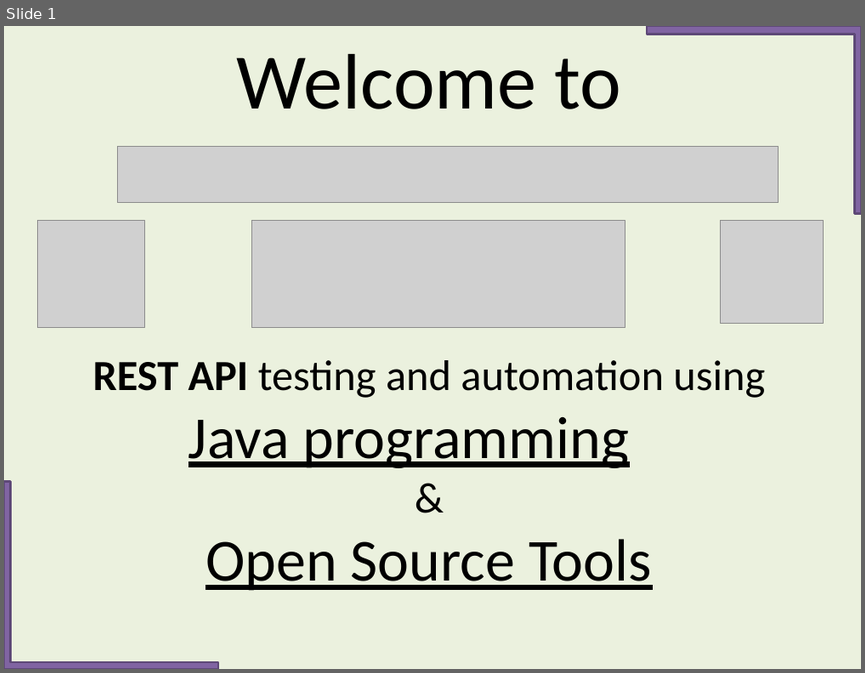
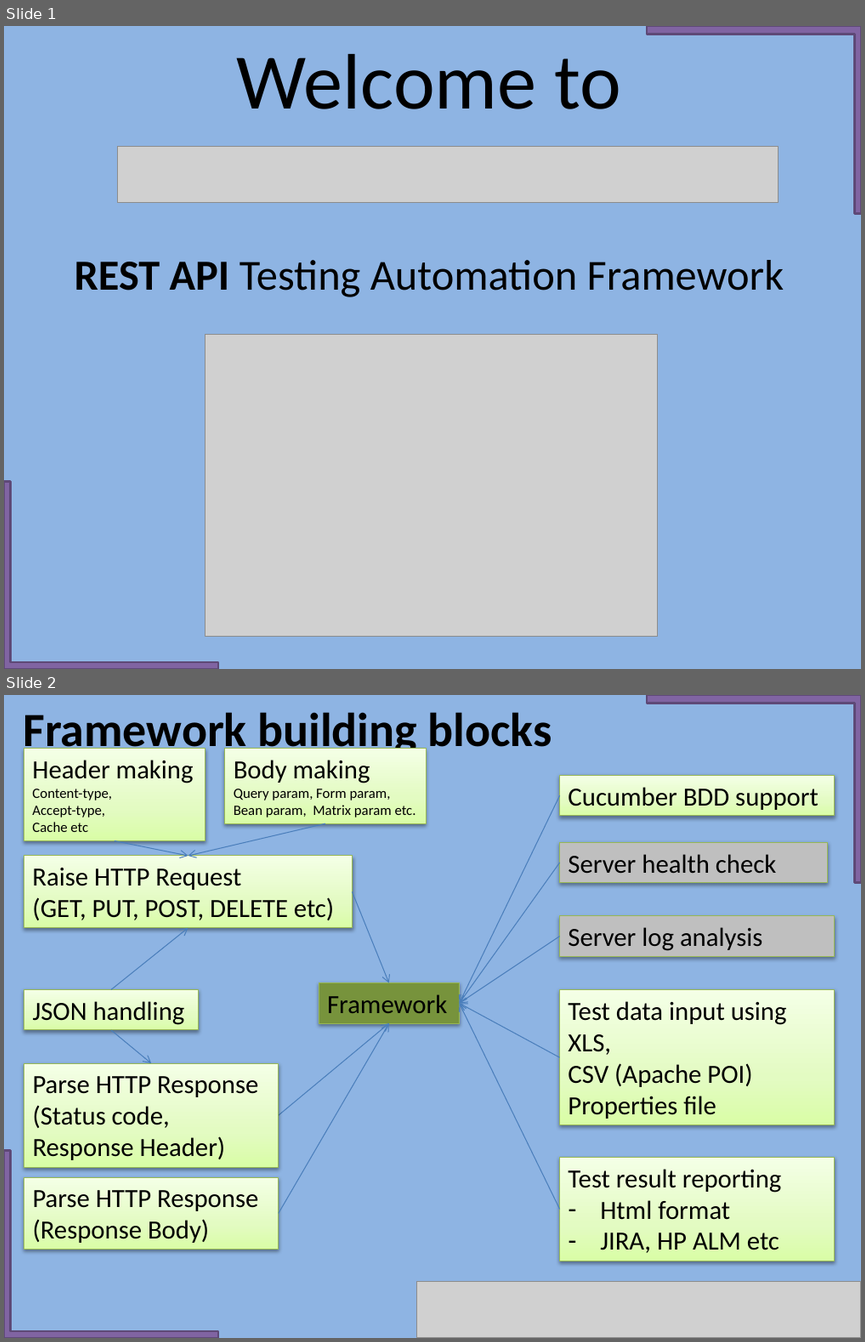
Before and after one commit to imademethink/imademethink_REST_api_automation, a slide deck: PPT_testing_using_Java/REST_API_Testing_Using_Programming_Java.pptx. Shown one above the other, each under a label of ours: slide 1 before the commit, slides 1 and 2 after it. The pictures are 865x673 and 865x1342 pixels, drawn with LibreOffice and Linux fonts; fonts in the diff are those of the drawing; grey boxes stand for pictures. Boxes give left, top, right and bottom in pixels: in the first picture for what was removed or moved away, otherwise in the second. Text is boxed around its words. In the diff, an @@ line names an element or a change of style, - is before the commit and + after.

```diff
--- a/PPT_testing_using_Java/REST_API_Testing_Using_Programming_Java.pptx
+++ b/PPT_testing_using_Java/REST_API_Testing_Using_Programming_Java.pptx
@@ slide 2 added at (4,695,861,1338), background #8EB4E3 @@
@@ text added at (23,712,552,758), 40 pt, text #000000, bold @@
+Framework building blocks
@@ corner added at (647,695,861,883), fill #8064A2, outline #5F4A78 2 pt @@
@@ rectangle added at (24,748,205,840), fill gradient #DAFDA7 to #E4FCC2 to #F5FFE7, outline #98B955 0.75 pt, 12 pt, text #000000 @@
+Header making
+Content-type,
+Accept-type,
+Cache etc
@@ rectangle added at (225,748,426,823), fill gradient #DAFDA7 to #E4FCC2 to #F5FFE7, outline #98B955 0.75 pt, 12 pt, text #000000 @@
+Body making
+Query param, Form param,
+Bean param, Matrix param etc.
@@ arrow added from (559, 795) to (459, 1003), #4B7EBC 0.75 pt @@
@@ rectangle added at (559,776,834,816), fill gradient #DAFDA7 to #E4FCC2 to #F5FFE7, outline #98B955 0.75 pt, 22 pt, text #000000 @@
+Cucumber BDD support
@@ arrow added from (114, 840) to (188, 855), #4B7EBC 0.75 pt @@
@@ arrow added from (325, 823) to (188, 855), #4B7EBC 0.75 pt @@
@@ rectangle added at (559,842,828,883), fill #BFBFBF, outline #98B955 0.75 pt, 22 pt, text #000000 @@
+Server health check
@@ rectangle added at (24,855,352,927), fill gradient #DAFDA7 to #E4FCC2 to #F5FFE7, outline #98B955 0.75 pt, 22 pt, text #000000 @@
+Raise HTTP Request
+(GET, PUT, POST, DELETE etc)
@@ arrow added from (559, 862) to (459, 1003), #4B7EBC 0.75 pt @@
@@ arrow added from (352, 892) to (389, 983), #4B7EBC 0.75 pt @@
@@ rectangle added at (559,916,834,956), fill #BFBFBF, outline #98B955 0.75 pt, 22 pt, text #000000 @@
+Server log analysis
@@ arrow added from (111, 990) to (188, 928), #4B7EBC 0.75 pt @@
@@ arrow added from (559, 936) to (459, 1003), #4B7EBC 0.75 pt @@
@@ rectangle added at (24,990,198,1030), fill gradient #DAFDA7 to #E4FCC2 to #F5FFE7, outline #98B955 0.75 pt, 22 pt, text #000000 @@
+JSON handling
@@ rectangle added at (318,983,459,1023), fill #77933C, outline #98B955 0.75 pt, 22 pt, text #000000 @@
+Framework
@@ rectangle added at (559,990,834,1125), fill gradient #DAFDA7 to #E4FCC2 to #F5FFE7, outline #98B955 0.75 pt, 22 pt, text #000000 @@
+Test data input using
+XLS,
+CSV (Apache POI)
+Properties file
@@ arrow added from (279, 1115) to (389, 1023), #4B7EBC 0.75 pt @@
@@ arrow added from (279, 1213) to (389, 1023), #4B7EBC 0.75 pt @@
@@ arrow added from (559, 1057) to (459, 1003), #4B7EBC 0.75 pt @@
@@ arrow added from (559, 1209) to (459, 1003), #4B7EBC 0.75 pt @@
@@ arrow added from (111, 1030) to (151, 1063), #4B7EBC 0.75 pt @@
@@ rectangle added at (24,1063,279,1167), fill gradient #DAFDA7 to #E4FCC2 to #F5FFE7, outline #98B955 0.75 pt, 22 pt, text #000000 @@
+Parse HTTP Response
+(Status code,
+Response Header)
@@ corner added at (4,1150,218,1338), fill #8064A2, outline #5F4A78 2 pt @@
@@ rectangle added at (24,1178,279,1249), fill gradient #DAFDA7 to #E4FCC2 to #F5FFE7, outline #98B955 0.75 pt, 22 pt, text #000000 @@
+Parse HTTP Response
+(Response Body)
@@ rectangle added at (559,1157,834,1260), fill gradient #DAFDA7 to #E4FCC2 to #F5FFE7, outline #98B955 0.75 pt, 22 pt, text #000000 @@
+Test result reporting
+– Html format
+– JIRA, HP ALM etc
@@ picture added at (417,1281,861,1338) @@
@@ slide 1 changed as well @@
@@ background #EBF1DE to #8EB4E3 @@
@@ picture removed at (37,221,144,328) @@
@@ picture removed at (251,221,624,328) @@
@@ picture removed at (721,221,823,324) @@
@@ text at (75,260,783,297): text changed @@
-REST API testing and automation using
-Java programming
-&
-Open Source Tools
+REST API Testing Automation Framework
@@ picture added at (205,334,658,635) @@
```
Also in this commit, not shown: 21 slides removed.
